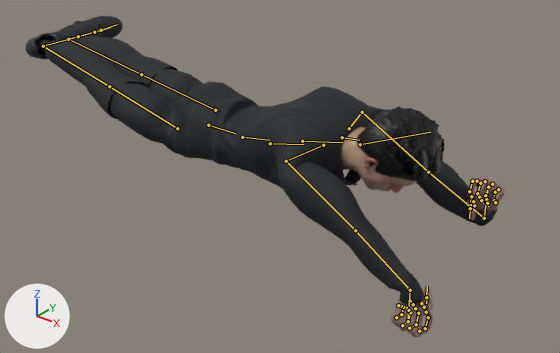
An edit to the FBX model Assets/Bomio_Exercises/Animations/Anim_Bomio_LyingLegCurl.fbx, drawn before and after from the same camera.
Both versions are drawn from a camera (50 mm lens) standing at (1.693, -1.696, 1.543) and looking at (0.254, 0.104, 0.428). Lighting does not change. The marker at lower left points along +X, +Y and +Z. The first picture is the older version. Both versions are drawn at frame 39 of the action 'Scene'; the numbers are the values there. The bones that change, and the others that lie on the model, are drawn over the model as lines.

The first picture shows 'Ch38_Body', 'Ch38_Hair', 'Ch38_Shirt', 'Ch38_Shoes', 'Ch38_Shorts', 'Ch38_Socks', 'Jacket_Collar', 'TrackPants_Lower'.
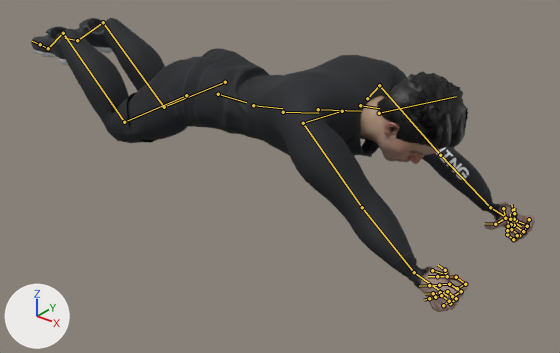
Changed parts and their boxes [x1, y1, x2, y2] in the pictures (560 x 353 px):
'Ch38_Shirt', posed (7% taller)
    before: [178, 82, 498, 305]
    after: [187, 51, 500, 289]
'Ch38_Body', posed
    before: [108, 68, 505, 337]
    after: [127, 95, 535, 312]
'Ch38_Hair', posed
    before: [357, 106, 445, 182]
    after: [377, 72, 468, 149]
'Ch38_Shorts', posed
    before: [106, 65, 218, 155]
    after: [123, 48, 229, 140]
'TrackPants_Lower', posed
    before: [68, 40, 178, 119]
    after: [82, 51, 165, 143]
'Ch38_Socks', posed (16% wider, 54% taller)
    before: [36, 34, 121, 79]
    after: [56, 18, 155, 88]
'Ch38_Shoes', posed
    before: [26, 16, 123, 59]
    after: [31, 18, 113, 65]
bone 'mixamorig:Hips', root to tip
    before: (208, 125) to (235, 133)
    after: (218, 94) to (246, 102)
bone 'mixamorig:Spine', root to tip
    before: (242, 137) to (269, 140)
    after: (253, 105) to (282, 108)
bone 'mixamorig:Spine1', root to tip
    before: (270, 143) to (303, 144)
    after: (283, 112) to (318, 113)
bone 'mixamorig:LeftArm', root to tip
    before: (362, 112) to (428, 172)
    after: (379, 85) to (440, 155)
bone 'mixamorig:LeftHand', root to tip
    before: (484, 218) to (488, 187)
    after: (490, 207) to (521, 226)
bone 'mixamorig:LeftHandThumb2', root to tip
    before: (471, 201) to (470, 208)
    after: (505, 218) to (495, 224)
bone 'mixamorig:LeftHandThumb3', root to tip
    before: (470, 208) to (469, 218)
    after: (495, 224) to (484, 223)
bone 'mixamorig:LeftHandIndex2', root to tip
    before: (472, 181) to (469, 191)
    after: (527, 225) to (516, 220)
bone 'mixamorig:LeftHandMiddle2', root to tip
    before: (480, 183) to (477, 193)
    after: (524, 232) to (514, 225)
bone 'mixamorig:LeftHandRing2', root to tip
    before: (488, 187) to (485, 195)
    after: (519, 235) to (511, 229)
bone 'mixamorig:RightArm', root to tip
    before: (286, 161) to (355, 230)
    after: (303, 123) to (362, 207)
bone 'mixamorig:RightHand', root to tip
    before: (410, 290) to (407, 322)
    after: (414, 272) to (447, 296)
bone 'mixamorig:RightHandThumb2', root to tip
    before: (425, 306) to (427, 297)
    after: (445, 272) to (445, 269)
bone 'mixamorig:RightHandThumb3', root to tip
    before: (426, 297) to (427, 286)
    after: (445, 270) to (438, 265)
bone 'mixamorig:RightHandIndex2', root to tip
    before: (425, 328) to (428, 317)
    after: (465, 284) to (456, 277)
bone 'mixamorig:RightHandMiddle2', root to tip
    before: (416, 324) to (418, 313)
    after: (461, 291) to (449, 284)
bone 'mixamorig:RightHandRing2', root to tip
    before: (408, 321) to (410, 312)
    after: (456, 298) to (447, 291)
bone 'mixamorig:LeftUpLeg', root to tip
    before: (215, 110) to (141, 74)
    after: (225, 82) to (164, 107)
bone 'mixamorig:LeftLeg', root to tip
    before: (141, 74) to (68, 39)
    after: (164, 107) to (103, 22)
bone 'mixamorig:LeftFoot', root to tip
    before: (68, 39) to (101, 30)
    after: (103, 22) to (77, 40)
bone 'mixamorig:RightUpLeg', root to tip
    before: (177, 128) to (109, 86)
    after: (186, 95) to (124, 122)
bone 'mixamorig:RightLeg', root to tip
    before: (109, 86) to (43, 46)
    after: (124, 122) to (63, 33)
bone 'mixamorig:RightFoot', root to tip
    before: (43, 46) to (78, 36)
    after: (63, 33) to (48, 48)

The change in detail:
Bone 'mixamorig:Hips' (bone_mixamorig_hips) moves from (-1.0, -36.8, -7.6) to (4.0, -24.8, -7.6).
Bone 'mixamorig:Hips' (bone_mixamorig_hips) turns from (0, 95, -90) to (90, 90, 0) degrees about its own x, y and z.
Bone 'mixamorig:Spine' (bone_mixamorig_spine) turns from (-4, 0, 0) to (-3, 0, 0) degrees about its own x, y and z.
Bone 'mixamorig:Spine1' (bone_mixamorig_spine1) turns from (-4, 0, 0) to (-3, 0, 0) degrees about its own x, y and z.
Bone 'mixamorig:LeftArm' (bone_mixamorig_leftarm) turns from (91, -135, 3) to (-39, 12, 80) degrees about its own x, y and z.
Bone 'mixamorig:LeftHand' (bone_mixamorig_lefthand) turns from (-13, 7, 116) to (43, -129, -48) degrees about its own x, y and z.
Bone 'mixamorig:LeftHandThumb2' (bone_mixamorig_lefthandthumb2) turns from (45, 0, 0) to (48, 0, 0) degrees about its own x, y and z.
Bone 'mixamorig:LeftHandThumb3' (bone_mixamorig_lefthandthumb3) turns from (40, 0, 0) to (42, 0, 0) degrees about its own x, y and z.
Bone 'mixamorig:LeftHandIndex2' (bone_mixamorig_lefthandindex2) turns from (75, 0, 0) to (85, 0, 0) degrees about its own x, y and z.
Bone 'mixamorig:LeftHandMiddle2' (bone_mixamorig_lefthandmiddle2) turns from (80, 0, 0) to (90, 0, 0) degrees about its own x, y and z.
Bone 'mixamorig:LeftHandRing2' (bone_mixamorig_lefthandring2) turns from (80, 0, 0) to (90, 0, 0) degrees about its own x, y and z.
Bone 'mixamorig:RightArm' (bone_mixamorig_rightarm) turns from (94, 139, 7) to (-39, -12, -80) degrees about its own x, y and z.
Bone 'mixamorig:RightHand' (bone_mixamorig_righthand) turns from (11, 7, 65) to (44, 128, 48) degrees about its own x, y and z.
Bone 'mixamorig:RightHandThumb2' (bone_mixamorig_righthandthumb2) turns from (45, 0, 0) to (48, 0, 0) degrees about its own x, y and z.
Bone 'mixamorig:RightHandThumb3' (bone_mixamorig_righthandthumb3) turns from (40, 0, 0) to (42, 0, 0) degrees about its own x, y and z.
Bone 'mixamorig:RightHandIndex2' (bone_mixamorig_righthandindex2) turns from (75, 0, 0) to (85, 0, 0) degrees about its own x, y and z.
Bone 'mixamorig:RightHandMiddle2' (bone_mixamorig_righthandmiddle2) turns from (80, 0, 0) to (90, 0, 0) degrees about its own x, y and z.
Bone 'mixamorig:RightHandRing2' (bone_mixamorig_righthandring2) turns from (80, 0, 0) to (90, 0, 0) degrees about its own x, y and z.
Bone 'mixamorig:LeftUpLeg' (bone_mixamorig_leftupleg) turns from (42, 99, 35) to (31, -1, -5) degrees about its own x, y and z.
Bone 'mixamorig:LeftLeg' (bone_mixamorig_leftleg) turns from (1, 0, 2) to (-68, 0, 0) degrees about its own x, y and z.
Bone 'mixamorig:LeftFoot' (bone_mixamorig_leftfoot) turns from (-29, -32, -170) to (-11, -176, -14) degrees about its own x, y and z.
Bone 'mixamorig:RightUpLeg' (bone_mixamorig_rightupleg) turns from (73, 98, 81) to (31, 1, 5) degrees about its own x, y and z.
Bone 'mixamorig:RightLeg' (bone_mixamorig_rightleg) turns from (2, 0, -2) to (-68, 0, 0) degrees about its own x, y and z.
Bone 'mixamorig:RightFoot' (bone_mixamorig_rightfoot) turns from (-31, -27, -159) to (-9, 176, 14) degrees about its own x, y and z.
